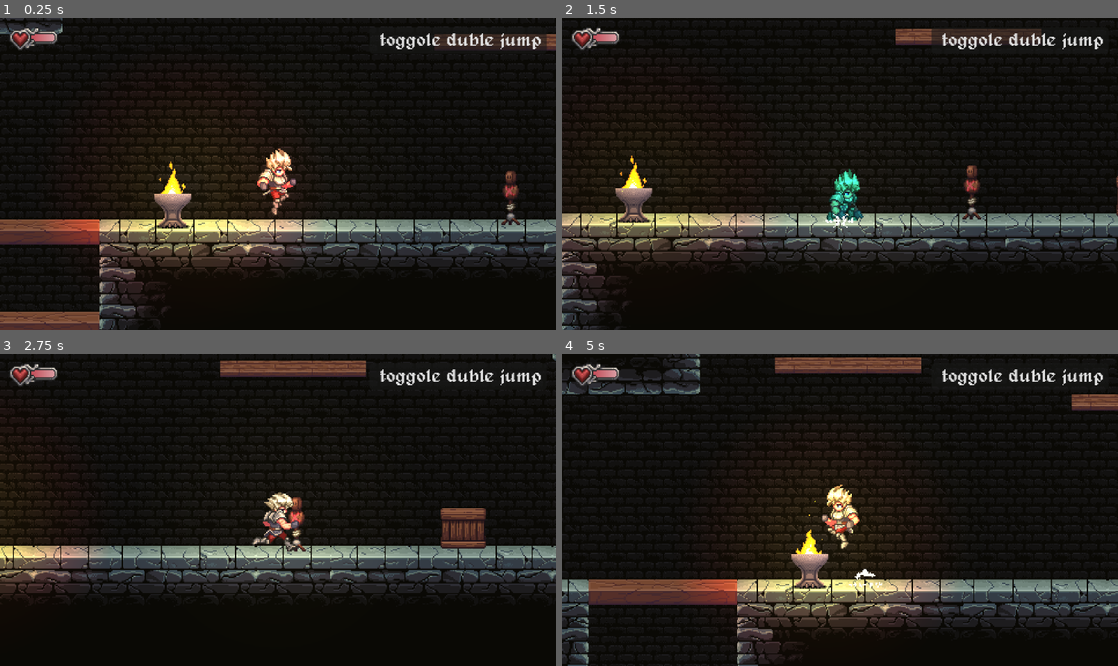
Above: before the commit, frames 1-4 (two rows, left to right).
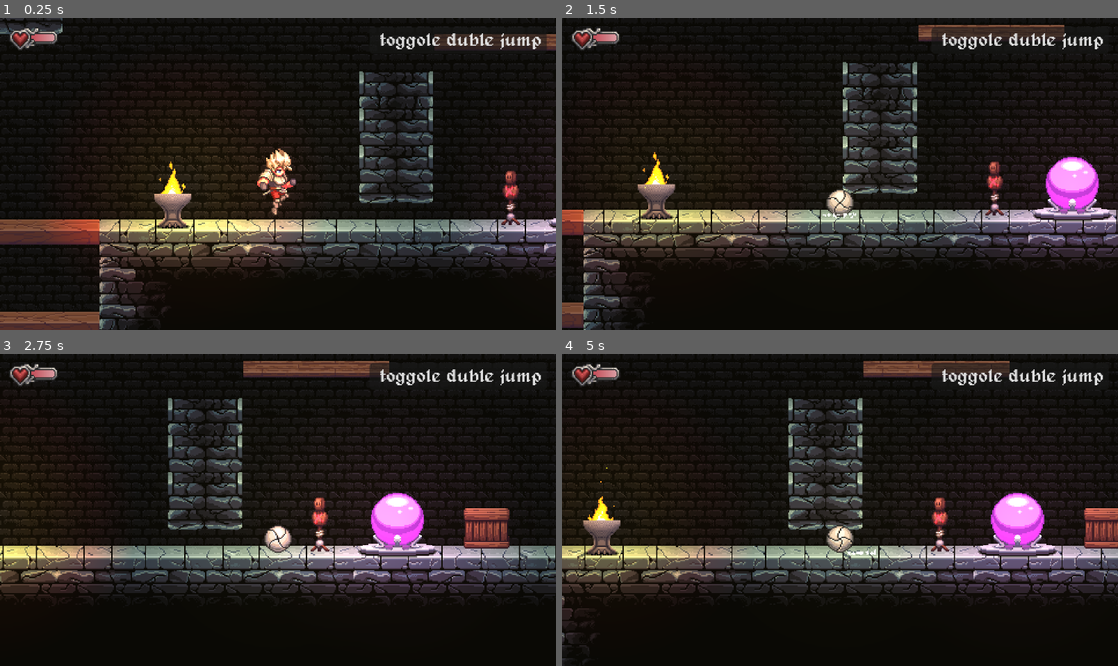
Above: after the commit, the same moments.

Repository: Mo1Noop/2d_toutrial
Game: Godot game, scene res://Z_testing/playGround.tscn
Same seed, same stepped clock (60 frames per second), same inputs: the game is played once before the commit and once after it.
Inputs (mouse positions are in pixels of both pictures, inside the frame that each line leads up to):
- Up to frame 1 (0.25 s): no input
- Up to frame 2 (1.5 s): tap Enter at 0.5 s; move the mouse to (962, 158) at 0.52 s; hold Right (right) 0.53-1.28 s; hold S (action) 0.53-1.28 s; click (962, 158) at 0.67 s; tap Z (jump) at 0.77, 1.07 s; tap X (attack) at 0.8, 1.35 s; move the mouse to (728, 189) at 1.27 s; hold Down (down) from 1.28 s (still down)
- Up to frame 3 (2.75 s): tap Z (jump) at 1.52, 1.55, 1.82 s; move the mouse to (333, 441) at 2.02 s; release Down (down) at 2.03 s; hold Right (right) from 2.03 s (still down); hold Z (jump) from 2.03 s (still down); tap S (action) at 2.3 s
- Up to frame 4 (5 s): move the mouse to (812, 572) at 2.77 s; release Right (right) at 2.78 s; release Z (jump) at 2.78 s; hold Up (up) 2.78-3.53 s; tap S (action) at 2.85, 4.55 s; click (812, 572) at 2.92 s; tap Z (jump) at 3.02, 3.32, 3.77, 3.8, 4.07, 4.52, 4.82 s; tap X (attack) at 3.05 s; move the mouse to (1006, 556) at 3.52 s; hold X (attack) 3.53-4.28 s; hold Left (left) from 3.53 s (still down); move the mouse to (673, 463) at 4.27 s; tap C (dash) at 4.35 s

The runs differ from the first frame. In frame 1, 4.6% of the frame differs, in the area x 64-100%, y 16-79%; in frame 2, 23%; in frame 3, 18%; in frame 4, 37%, in the area x 0-100%, y 0-100%.

Commit message:
ch 04 ep 11

Diff:
--- a/Z_testing/playGround.tscn
+++ b/Z_testing/playGround.tscn
@@ -8,6 +8,7 @@
 [ext_resource type="PackedScene" uid="uid://pm005prnlt1u" path="res://levels/props/test_dommy/Spike_dommy.tscn" id="7_jv0uq"]
 [ext_resource type="PackedScene" uid="uid://buoiuca8qnyq1" path="res://levels/props/test_dommy/test_dommy.tscn" id="7_wqnh4"]
 [ext_resource type="PackedScene" uid="uid://caultvlhbhe8a" path="res://levels/props/slam_breakable.tscn" id="8_jv0uq"]
+[ext_resource type="PackedScene" uid="uid://cvma0iqwvxk06" path="res://general/save_point/save_point.tscn" id="9_8tkbf"]
 
 [node name="playGround" type="Node2D" unique_id=282026291]
 
@@ -21,7 +22,7 @@
 tile_set = ExtResource("1_hsgd5")
 
 [node name="MapLayer_3" type="TileMapLayer" parent="world" unique_id=1536781337]
-tile_map_data = PackedByteArray("AAD//wUAAAAEAAoAAAD/////AAA …(11200 unchanged characters)… RAAYAAAAHAAsAAAASAAYAAAAIAAsAAAATAAYAAAA=")
+tile_map_data = PackedByteArray("AAD//wUAAAAEAAoAAAD/////AAA …(11200 unchanged characters)… RAAYAAAAHAAsAAAASAAYAAAAIAAsAAAATAAYAAAAQAAQAAAAIAAoAAAAQAAUAAAAIAAoAAAARAAQAAAAJAAoAAAARAAUAAAAJAAoAAAAQAAMAAAAIAAkAAAARAAMAAAAJAAkAAAAQAAYAAAAHAAYAAAARAAYAAAAJAAYAAAA=")
 tile_set = ExtResource("1_hsgd5")
 
 [node name="SlamBreakable" parent="world" unique_id=731902400 instance=ExtResource("8_jv0uq")]
@@ -86,3 +87,6 @@
 
 [node name="crate6" parent="crates" unique_id=2144818250 instance=ExtResource("6_wqnh4")]
 position = Vector2(696, 594)
+
+[node name="save_point" parent="." unique_id=629329896 instance=ExtResource("9_8tkbf")]
+position = Vector2(710, 202)
--- a/general/scripts/damge_area.gd
+++ b/general/scripts/damge_area.gd
@@ -4,7 +4,7 @@
 signal damge_taken( attake_area : Attack_Area )
 
 @export var audio : AudioStream
-@export var breakable : bool = false
+#@export var breakable : bool = false
 
 func take_damge( attake_area : Attack_Area ) -> void:
 	damge_taken.emit( attake_area )
--- a/levels/props/test_dommy/Spike_dommy.tscn
+++ b/levels/props/test_dommy/Spike_dommy.tscn
@@ -40,6 +40,7 @@
 collision_layer = 0
 collision_mask = 16
 script = ExtResource("8_flimr")
+damge = 5.0
 metadata/_custom_type_script = "uid://vc1ci0xnys6y"
 
 [node name="CollisionShape2D" type="CollisionShape2D" parent="body_sprite/Hazard_Area" unique_id=216204656]
@@ -51,7 +52,7 @@
 texture = SubResource("AtlasTexture_dp6iv")
 
 [node name="Damege_area" type="Area2D" parent="." unique_id=1868173229]
-collision_layer = 96
+collision_layer = 32
 collision_mask = 0
 script = ExtResource("6_425fe")
 audio = ExtResource("7_bpy0c")
--- a/levels/props/test_dommy/test_dommy.tscn
+++ b/levels/props/test_dommy/test_dommy.tscn
@@ -31,7 +31,7 @@
 [node name="Damege_area" type="Area2D" parent="body_sprite" unique_id=1868173229]
 unique_name_in_owner = true
 position = Vector2(0, 9)
-collision_layer = 96
+collision_layer = 32
 collision_mask = 0
 script = ExtResource("3_5vj00")
 audio = ExtResource("7_dp6iv")
--- a/levels/tilesets/forgotten_forest.tres
+++ b/levels/tilesets/forgotten_forest.tres
@@ -810,8 +810,11 @@
 31:4/0/terrains_peering_bit/bottom_side = 1
 31:4/0/terrains_peering_bit/top_side = 1
 7:5/0 = 0
+7:5/0/physics_layer_0/polygon_0/points = PackedVector2Array(-10, -16, 16, -16, 16, 0, -4, 0, -10, -8)
 8:5/0 = 0
+8:5/0/physics_layer_0/polygon_0/points = PackedVector2Array(16, -16, -16, -16, -16, 0, 16, 0)
 9:5/0 = 0
+9:5/0/physics_layer_0/polygon_0/points = PackedVector2Array(10, -16, -16, -16, -16, 0, 4, 0, 10, -8)
 16:5/0 = 0
 16:5/0/terrain_set = 0
 16:5/0/terrain = 0
@@ -933,8 +936,11 @@
 4:6/0 = 0
 5:6/0 = 0
 7:6/0 = 0
+7:6/0/physics_layer_0/polygon_0/points = PackedVector2Array(-16, -16, 16, -16, 16, -2, -6, -2, -16, -4)
 8:6/0 = 0
+8:6/0/physics_layer_0/polygon_0/points = PackedVector2Array(16, -16, -16, -16, -16, -2, 16, -2)
 9:6/0 = 0
+9:6/0/physics_layer_0/polygon_0/points = PackedVector2Array(16, -16, -16, -16, -16, -2, 6, -2, 16, -4)
 11:6/0 = 0
 12:6/0 = 0
 13:6/0 = 0
--- a/player/player.tscn
+++ b/player/player.tscn
@@ -16,13 +16,14 @@
 [ext_resource type="Script" uid="uid://dajijnylxa7uj" path="res://player/states/death.gd" id="10_tqiix"]
 [ext_resource type="Texture2D" uid="uid://dglevdlnofqmi" path="res://player/sprites/weapon_smears.png" id="10_wodsf"]
 [ext_resource type="Script" uid="uid://dgkajch1s1vkm" path="res://player/states/ground_slam.gd" id="11_c35mf"]
+[ext_resource type="Script" uid="uid://bmwcht4pabh35" path="res://player/states/ball.gd" id="12_65viv"]
 [ext_resource type="Script" uid="uid://c5lvwkhvi2w4e" path="res://player/scripts/player_sprite.gd" id="12_e7oew"]
 [ext_resource type="Script" uid="uid://cns0lapeysi1i" path="res://general/scripts/attack_area.gd" id="12_ebec5"]
 [ext_resource type="Script" uid="uid://x1to7vuav48n" path="res://general/scripts/damge_area.gd" id="15_wodsf"]
 
 [sub_resource type="CapsuleShape2D" id="CapsuleShape2D_hg6s5"]
 radius = 8.0
-height = 40.0
+height = 46.0
 
 [sub_resource type="CapsuleShape2D" id="CapsuleShape2D_8t03j"]
 radius = 8.0
@@ -190,6 +191,24 @@
 "values": [true, false]
 }
 
+[sub_resource type="Animation" id="Animation_bjvpn"]
+resource_name = "ball"
+length = 0.225
+loop_mode = 1
+step = 0.075
+tracks/0/type = "value"
+tracks/0/imported = false
+tracks/0/enabled = true
+tracks/0/path = NodePath("Hero:frame")
+tracks/0/interp = 1
+tracks/0/loop_wrap = true
+tracks/0/keys = {
+"times": PackedFloat32Array(0, 0.07692308, 0.15384616),
+"transitions": PackedFloat32Array(1, 1, 1),
+"update": 1,
+"values": [44, 45, 46]
+}
+
 [sub_resource type="Animation" id="Animation_kb6p2"]
 resource_name = "crouch"
 length = 0.2
@@ -339,6 +358,7 @@
 &"RESET": SubResource("Animation_2ieo8"),
 &"attack": SubResource("Animation_32hag"),
 &"attack_2": SubResource("Animation_tqiix"),
+&"ball": SubResource("Animation_bjvpn"),
 &"crouch": SubResource("Animation_kb6p2"),
 &"dash": SubResource("Animation_65viv"),
 &"death": SubResource("Animation_c35mf"),
@@ -439,6 +459,11 @@
 [node name="ground_slam" type="Node" parent="states" unique_id=1204904950]
 unique_name_in_owner = true
 script = ExtResource("11_c35mf")
+velocity = 500.0
+
+[node name="ball" type="Node" parent="states" unique_id=2095943756]
+unique_name_in_owner = true
+script = ExtResource("12_65viv")
 
 [node name="Hero" type="Sprite2D" parent="." unique_id=728996781]
 unique_name_in_owner = true
@@ -458,8 +483,7 @@
 
 [node name="CollisionStand" type="CollisionShape2D" parent="." unique_id=609811687]
 unique_name_in_owner = true
-visible = false
-position = Vector2(0, -20.18)
+position = Vector2(0, -23)
 shape = SubResource("CapsuleShape2D_hg6s5")
 debug_color = Color(0, 0.6, 0.69803923, 0.15686275)
 
@@ -484,6 +508,7 @@
 
 [node name="ground_slam_chapeCast" type="ShapeCast2D" parent="." unique_id=1499182515]
 unique_name_in_owner = true
+visible = false
 position = Vector2(0, -3)
 enabled = false
 shape = SubResource("RectangleShape2D_c35mf")
@@ -528,6 +553,7 @@
 
 [node name="Attack_Area" type="Area2D" parent="." unique_id=1536389812]
 unique_name_in_owner = true
+visible = false
 position = Vector2(0, -23)
 rotation = 1.5707964
 collision_layer = 0
@@ -544,6 +570,7 @@
 
 [node name="ground_slam_Attack_Area" type="Area2D" parent="." unique_id=2043710616]
 unique_name_in_owner = true
+visible = false
 rotation = 1.5707964
 collision_layer = 0
 collision_mask = 96
@@ -553,6 +580,7 @@
 metadata/_custom_type_script = "uid://cns0lapeysi1i"
 
 [node name="CollisionShape2D" type="CollisionShape2D" parent="ground_slam_Attack_Area" unique_id=1691228661]
+visible = false
 position = Vector2(-17.5, 0)
 shape = SubResource("RectangleShape2D_65viv")
 debug_color = Color(0.70196074, 0, 0.06355715, 0.41960785)
@@ -567,7 +595,7 @@
 
 [node name="DA_Stand" type="CollisionShape2D" parent="Damege_area" unique_id=1722417314]
 unique_name_in_owner = true
-position = Vector2(0, -20.18)
+position = Vector2(0, -23)
 shape = SubResource("CapsuleShape2D_hg6s5")
 debug_color = Color(0, 0.6, 0.69803923, 0.15686275)
 
@@ -600,3 +628,23 @@
 position = Vector2(0, 24)
 stream = SubResource("AudioStreamWAV_e7oew")
 bus = &"SFX"
+
+[node name="ball_rays" type="Node2D" parent="." unique_id=2005200994]
+
+[node name="ball_rayUP" type="RayCast2D" parent="ball_rays" unique_id=1304813908]
+unique_name_in_owner = true
+position = Vector2(0, -4)
+enabled = false
+exclude_parent = false
+target_position = Vector2(0, -43)
+collision_mask = 3
+hit_from_inside = true
+
+[node name="ball_rayDOWN" type="RayCast2D" parent="ball_rays" unique_id=1364134242]
+unique_name_in_owner = true
+position = Vector2(0, -1)
+enabled = false
+exclude_parent = false
+target_position = Vector2(0, 6)
+collision_mask = 3
+hit_from_inside = true
--- a/player/scripts/player.gd
+++ b/player/scripts/player.gd
@@ -48,7 +48,8 @@
 var double_jump : bool = true
 var jump_count : int = 0
 var ground_slam : bool = true
-var morph_roll : bool = false
+var morph_roll : bool = true
+var can_interact : bool = false
 #endregion
 
 #region /// var
@@ -67,6 +68,7 @@
 	hp = max_hp
 	Messages.player_healed.connect( _on_player_healed )
 	Messages.back_to_title_screen.connect( queue_free )
+	Messages.input_hint_changed.connect( on_input_hint_changed )
 	damege_area.damge_taken.connect( _on_damge_taken )
 
 
@@ -122,8 +124,8 @@
 		state.init()
 
 	change_state(current_state)
-	current_state.enter()
-	$Label.text = current_state.name
+	#current_state.enter()
+	#$Label.text = current_state.name
 
 
 func change_state( new_state : Player_state ) -> void:
@@ -136,7 +138,7 @@
 	states.push_front( new_state )
 	current_state.enter()
 	states.resize(3)
-	$Label.text = current_state.name
+	#$Label.text = current_state.name
 
 
 func update_dirction() -> void:
@@ -186,3 +188,16 @@
 	if not dash or dash_count > 0:
 		return false
 	return true
+
+
+func can_morph() -> bool:
+	if not morph_roll or can_interact:
+		return false
+	return true
+
+
+func on_input_hint_changed( prompt_name : String ) -> void:
+	if prompt_name == "interact":
+		can_interact = true
+	else:
+		can_interact = false
--- a/player/scripts/player_sprite.gd
+++ b/player/scripts/player_sprite.gd
@@ -1,10 +1,9 @@
 class_name Player_Sprite extends Sprite2D
 
+var tween : Tween
+@export var effect_color : Color = Color(0.0, 1.0, 0.95, 1.0)
 
-var tween : Tween
-
-
-func tween_color( duration : float = 0.5, color : Color = Color(0.0, 1.0, 0.949, 1.0) ) -> void:
+func tween_color( duration : float = 0.5, color : Color = effect_color ) -> void:
 	if tween:
 		tween.kill()
 	modulate = color
@@ -14,18 +13,17 @@
 
 func ghost() -> void:
 	var effect : Node2D = Node2D.new()
-	effect.name = "ggg"
 	var p : Node2D = get_parent()
 	p.add_sibling( effect )
 	effect.get_parent().move_child( effect, 0 )
 	effect.z_index = 1
 	effect.global_position = p.global_position
-	effect.modulate = Color( 0.0, 1.5, 0.95, 0.75 )
+	effect.modulate = effect_color
 
 	var sprite_copy : Sprite2D = duplicate()
 	effect.add_child( sprite_copy )
 
 	var t : Tween = create_tween()
 	t.set_ease(Tween.EASE_OUT)
-	t.tween_property( effect, "modulate", Color(1.0, 1.0, 1.0, 0.0), 0.2 )
+	t.tween_property( effect, "modulate:a", 0.0, 0.2 )
 	t.chain().tween_callback( effect.queue_free )
--- a/player/states/00_player_states.gd
+++ b/player/states/00_player_states.gd
@@ -15,6 +15,7 @@
 @onready var death: PlayerState_death = %death
 @onready var dash: playerState_dash = %dash
 @onready var ground_slam: PlayerState_ground_slam = %ground_slam
+@onready var ball: PlayerState_ball = %ball
 
 #endregion
 
--- a/player/states/attack.gd
+++ b/player/states/attack.gd
@@ -23,12 +23,15 @@
 	combo = 0
 	player.player_anim.animation_finished.disconnect( on_anim_finished )
 	next_state = null
+	player.attack_sprite.visible = false
 
 func handle_input(_event : InputEvent) -> Player_state:
 	if _event.is_action_pressed("attack"):
 		timer = combo_time_window
 	if _event.is_action_pressed("dash") and player.can_dash():
 		return dash
+	if _event.is_action_pressed("action") and player.can_morph():
+		return ball
 	return next_state
 
 
--- /dev/null
+++ b/player/states/ball.gd
@@ -0,0 +1,83 @@
+class_name PlayerState_ball extends Player_state
+
+const MORPH_AUDIO = preload("uid://cnwtnak7kachk")
+const MORPH_OUT_AUDIO = preload("uid://dls8gc1jdc8yr")
+@export var jump_velocity : float = -400
+
+var on_floor : bool = true
+@onready var ball_ray_up: RayCast2D = %ball_rayUP
+@onready var ball_ray_down: RayCast2D = %ball_rayDOWN
+@onready var jump_audio: AudioStreamPlayer2D = %jump_audio
+@onready var land_audio: AudioStreamPlayer2D = %land_audio
+
+
+
+func enter() -> void:
+	player.player_anim.play("ball")
+	Audio.play_apatial_sound( MORPH_AUDIO, player.global_position )
+	var shape : CapsuleShape2D = player.collision_stand.get_shape() as CapsuleShape2D
+	shape.radius = 11.0
+	shape.height = 22.0
+
+	player.collision_stand.position.y = -11.0
+	player.da_stand.position.y = -11.0
+	player.velocity.y -= 100.0
+
+
+func exit() -> void:
+	player.velocity.y -= 100.0
+	player.player_anim.speed_scale = 1
+	Audio.play_apatial_sound( MORPH_OUT_AUDIO, player.global_position )
+	var shape : CapsuleShape2D = player.collision_stand.get_shape() as CapsuleShape2D
+	shape.radius = 8.0
+	shape.height = 46.0
+
+	player.collision_stand.position.y = -23.0
+	player.da_stand.position.y = -23.0
+
+
+func handle_input(_event : InputEvent) -> Player_state:
+	if _event.is_action_pressed("action"):
+		if can_stand():
+			if player.is_on_floor():
+				return idle
+			return fall
+	if _event.is_action_pressed("jump") and player.is_on_floor():
+		if Input.is_action_pressed("down"):
+			player.one_way_chape_cast.force_shapecast_update()
+			if player.one_way_chape_cast.is_colliding():
+				player.position.y += 4
+				return null
+		player.velocity.y = jump_velocity
+		jump_audio.play()
+		VisualEffects.jump_dust( player.global_position )
+	return next_state
+
+
+func process(_delta: float) -> Player_state:
+	if player.dirction.x == 0.0:
+		player.player_anim.speed_scale = 0.0
+	else:
+		player.player_anim.speed_scale = 1.0
+	return next_state
+
+
+func physics_process(_delta: float) -> Player_state:
+	player.move()
+	if on_floor:
+		if not player.is_on_floor():
+			on_floor = false
+	else:
+		if player.is_on_floor():
+			on_floor = true
+			VisualEffects.land_dust( player.global_position )
+			land_audio.play()
+	return null
+
+
+func can_stand() -> bool:
+	ball_ray_up.force_raycast_update()
+	ball_ray_down.force_raycast_update()
+	if ball_ray_down.is_colliding() and ball_ray_up.is_colliding():
+		return false
+	return true
--- a/player/states/crouch.gd
+++ b/player/states/crouch.gd
@@ -30,6 +30,8 @@
 			return fall
 	elif _event.is_action_pressed("jump") and not player.is_one_way_chape_cast():
 		return jump
+	if _event.is_action_pressed("action") and player.can_morph():
+		return ball
 	return next_state
 
 func process(_delta: float) -> Player_state:
--- a/player/states/dash.gd
+++ b/player/states/dash.gd
@@ -24,6 +24,11 @@
 	player.dash_count += 1
 	player.hero.tween_color()
 
+
+func handle_input(_event : InputEvent) -> Player_state:
+	if _event.is_action_pressed("action") and player.can_morph():
+		return ball
+	return null
 
 func exit() -> void:
 	player.gravity_mulitplier = 1.0
--- a/player/states/fall.gd
+++ b/player/states/fall.gd
@@ -47,6 +47,8 @@
 			return jump
 		else:
 			buffer_timer = jump_buffer_time
+	if _event.is_action_pressed("action") and player.can_morph():
+		return ball
 	return next_state
 
 
--- a/player/states/ground_slam.gd
+++ b/player/states/ground_slam.gd
@@ -39,7 +39,9 @@
 	effect_timer -= delta
 	if effect_timer < 0:
 		effect_timer = effect_delay
+		print("gost..")
 		player.hero.ghost()
+	print(effect_timer)
 	return null
 
 
@@ -76,10 +78,5 @@
 			VisualEffects.hit_particles( pos, Vector2.UP, HIT_WOOD_SMALL )
 			Audio.play_apatial_sound( BREAK_WOOD_AUDIO, pos )
 			print( "2- body name: ", c.name, ". owner name: ", c.owner.name, ". parent name: ", c.get_parent().name)
-			if c is Damege_area:
-				if c.breakable == true:
-					c.owner.queue_free()
-			else:
-				c.queue_free()
-
+			c.queue_free()
 	return true
--- a/player/states/idle.gd
+++ b/player/states/idle.gd
@@ -3,7 +3,7 @@
 
 func enter() -> void:
 	player.player_anim.play("idle")
-	player.velocity = Vector2.ZERO
+	player.velocity.x = 0.0
 	player.jump_count = 0
 	player.dash_count = 0
 	player.attack_sprite.visible = false
@@ -16,6 +16,8 @@
 		return attack
 	if _event.is_action_pressed("jump") and player.is_on_floor():
 		return jump
+	if _event.is_action_pressed("action") and player.can_morph():
+		return ball
 
 	return next_state
 
--- a/player/states/jump.gd
+++ b/player/states/jump.gd
@@ -25,6 +25,8 @@
 
 	if _event.is_action_released("jump"):
 		return fall
+	if _event.is_action_pressed("action") and player.can_morph():
+		return ball
 	return next_state
 
 func process(_delta: float) -> Player_state:
--- a/player/states/run.gd
+++ b/player/states/run.gd
@@ -10,9 +10,10 @@
 		return dash
 	if _event.is_action_pressed("attack"):
 		return attack
-
 	if _event.is_action_pressed("jump") and player.is_on_floor():
 		return jump
+	if _event.is_action_pressed("action") and player.can_morph():
+		return ball
 	return next_state
 
 
Not shown, added: player/states/ball.gd.uid
